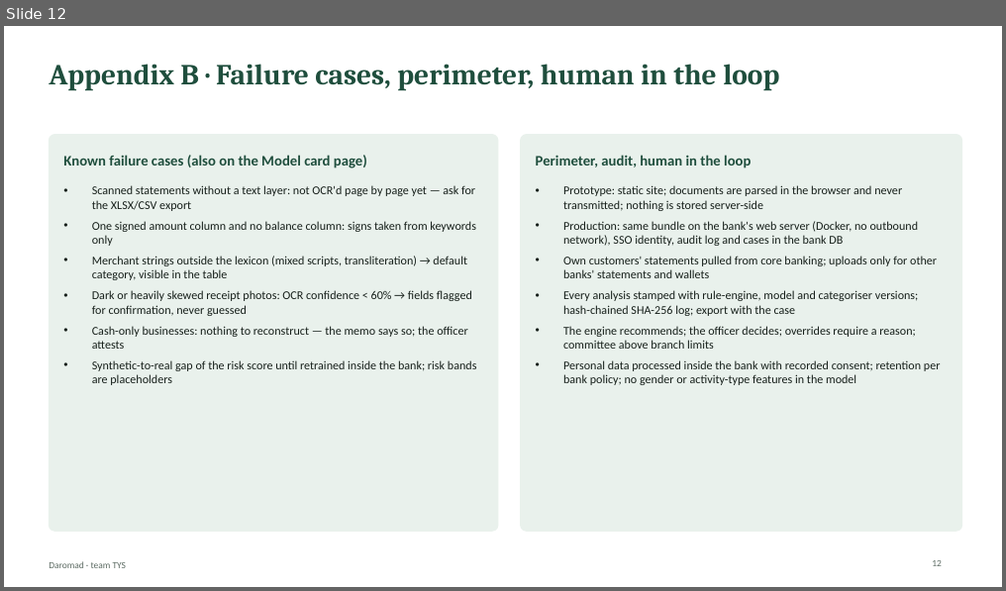
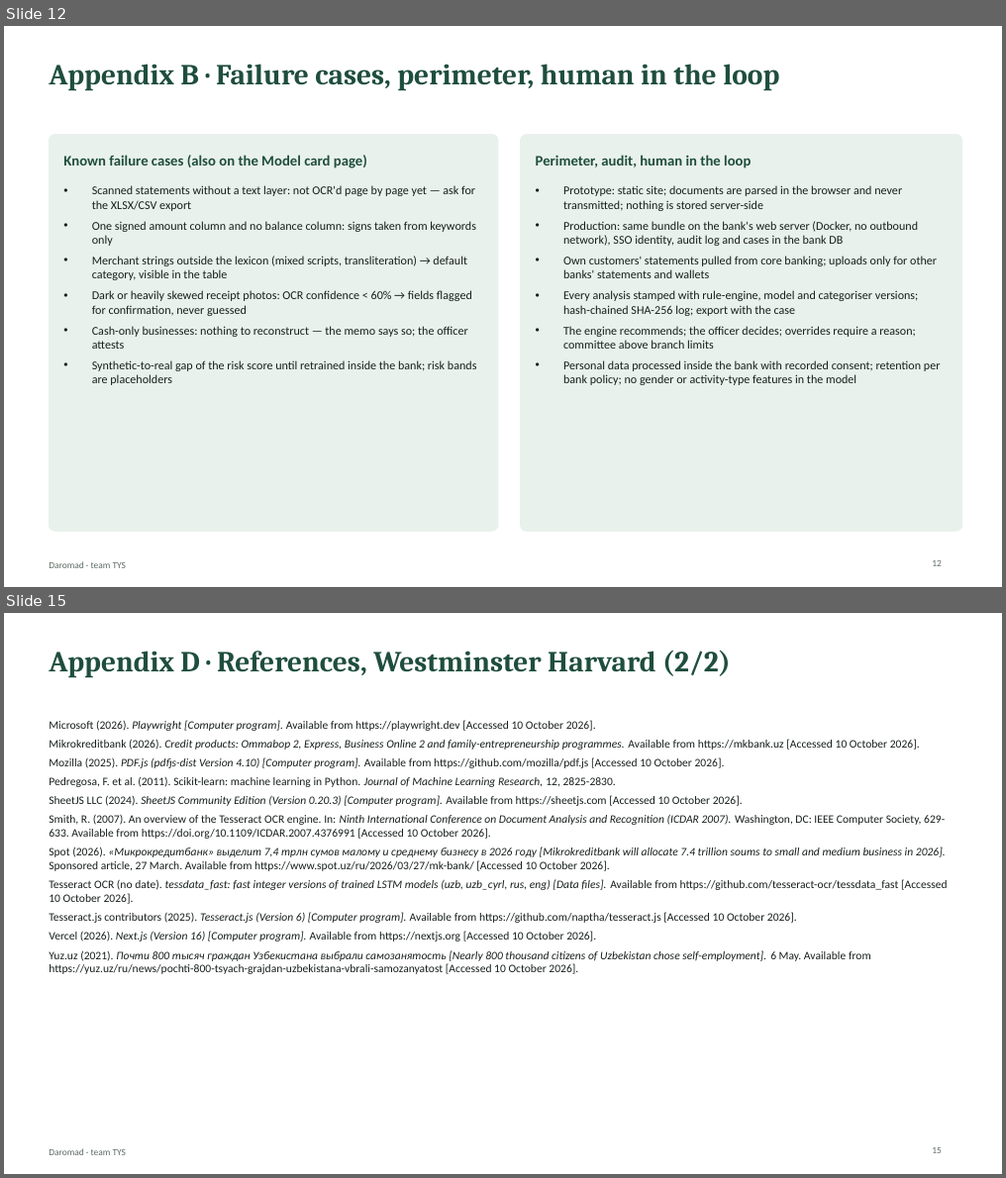
Before and after one commit to hmunisbekk-droid/TYS-fintech, a slide deck: deck/Daromad_TYS_deck.pptx. Shown one above the other, each under a label of ours: slide 12 before the commit, slides 12 and 15 after it; the slides between them are not shown. The pictures are 1006x591 and 1006x1178 pixels, drawn with LibreOffice and Linux fonts; fonts in the diff are those of the drawing. Boxes give left, top, right and bottom in pixels: in the first picture for what was removed or moved away, otherwise in the second. Text is boxed around its words. In the diff, an @@ line names an element or a change of style, - is before the commit and + after.

```diff
--- a/deck/Daromad_TYS_deck.pptx
+++ b/deck/Daromad_TYS_deck.pptx
@@ slide 15 added at <box>4,613,1002,1174</box>, background #FFFFFF; not listed: 1 template element that a slide beside it also shows @@
@@ title added at <box>49,650,731,678</box>, 28 pt, text #1F4E3D, bold @@
+Appendix D · References, Westminster Harvard (2/2)
@@ text added at <box>49,720,947,974</box>, 11 pt, text #17201B @@
+Microsoft (2026). Playwright [Computer program]. Available from https://playwright.dev [Accessed 10 October 2026].
+Mikrokreditbank (2026). Credit products: Ommabop 2, Express, Business Online 2 and family-entrepreneurship programmes. Available from https://mkbank.uz [Accessed 10 October 2026].
+Mozilla (2025). PDF.js (pdfjs-dist Version 4.10) [Computer program]. Available from https://github.com/mozilla/pdf.js [Accessed 10 October 2026].
+Pedregosa, F. et al. (2011). Scikit-learn: machine learning in Python. Journal of Machine Learning Research, 12, 2825-2830.
+SheetJS LLC (2024). SheetJS Community Edition (Version 0.20.3) [Computer program]. Available from https://sheetjs.com [Accessed 10 October 2026].
+Smith, R. (2007). An overview of the Tesseract OCR engine. In: Ninth International Conference on Document Analysis and Recognition (ICDAR 2007). Washington, DC: IEEE Computer Society, 629-633. Available from https://doi.org/10.1109/ICDAR.2007.4376991 [Accessed 10 October 2026].
+Spot (2026). «Микрокредитбанк» выделит 7,4 трлн сумов малому и среднему бизнесу в 2026 году [Mikrokreditbank will allocate 7.4 trillion soums to small and medium business in 2026]. Sponsored article, 27 March. Available from https://www.spot.uz/ru/2026/03/27/mk-bank/ [Accessed 10 October 2026].
+Tesseract OCR (no date). tessdata_fast: fast integer versions of trained LSTM models (uzb, uzb_cyrl, rus, eng) [Data files]. Available from https://github.com/tesseract-ocr/tessdata_fast [Accessed 10 October 2026].
+Tesseract.js contributors (2025). Tesseract.js (Version 6) [Computer program]. Available from https://github.com/naptha/tesseract.js [Accessed 10 October 2026].
+Vercel (2026). Next.js (Version 16) [Computer program]. Available from https://nextjs.org [Accessed 10 October 2026].
+Yuz.uz (2021). Почти 800 тысяч граждан Узбекистана выбрали самозанятость [Nearly 800 thousand citizens of Uzbekistan chose self-employment]. 6 May. Available from https://yuz.uz/ru/news/pochti-800-tsyach-grajdan-uzbekistana-vbrali-samozanyatost [Accessed 10 October 2026].
@@ page number added at <box>932,1148,942,1154</box>, 9 pt, text #5C6B63 @@
+15
```
Also in this commit, not shown: 8 slides changed, 1 other slide added, 9 other files.
